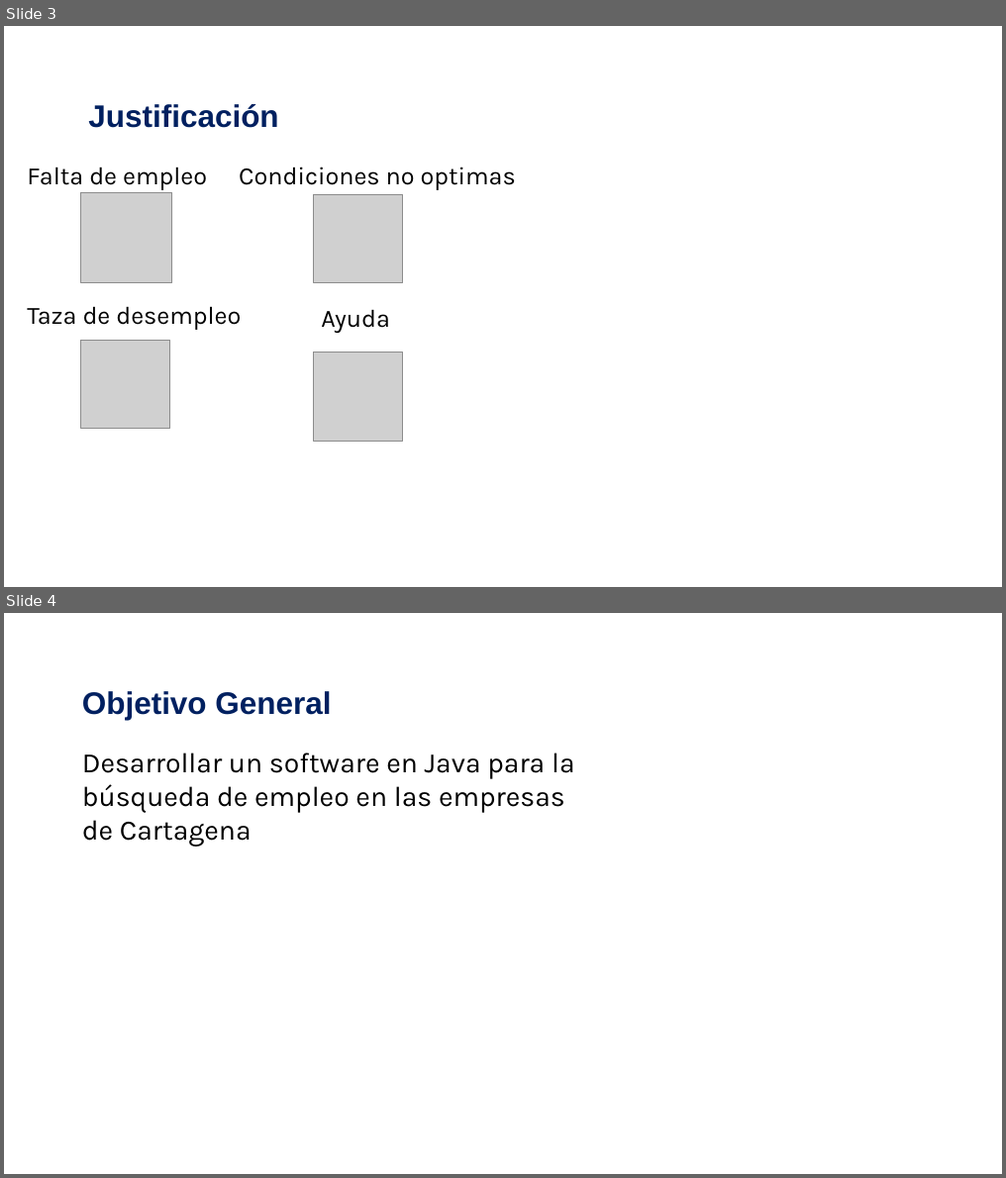
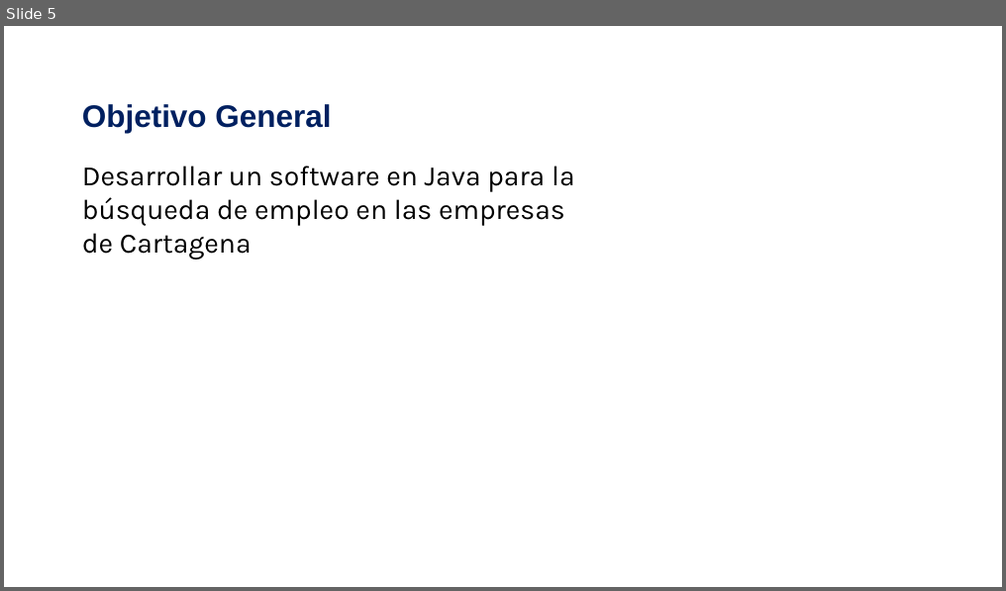
Before and after one commit to santiago-sarria23/talentHunter, a slide deck: Proyecto de Aula 2025.pptx. Shown one above the other, each under a label of ours: slides 3 and 4 before the commit, slide 5 after it. The pictures are 1006x1178 and 1006x591 pixels, drawn with LibreOffice and Linux fonts; fonts in the diff are those of the drawing; grey boxes stand for pictures; background and template pictures are left out. Boxes give left, top, right and bottom in pixels: in the first picture for what was removed or moved away, otherwise in the second. Text is boxed around its words. In the diff, an @@ line names an element or a change of style, - is before the commit and + after.

```diff
--- a/Proyecto de Aula 2025.pptx
+++ b/Proyecto de Aula 2025.pptx
@@ slide 3 removed at <box>4,26,1002,587</box>, background picture (left out) @@
@@ title removed at <box>88,104,278,128</box> @@
-Justificación
@@ text removed at <box>27,167,207,190</box> @@
-Falta de empleo
@@ text removed at <box>239,167,516,190</box> @@
-Condiciones no optimas
@@ picture removed at <box>81,192,171,282</box> @@
@@ picture removed at <box>314,194,403,283</box> @@
@@ text removed at <box>27,306,241,330</box> @@
-Taza de desempleo
@@ text removed at <box>321,309,390,333</box> @@
-Ayuda
@@ picture removed at <box>81,340,170,429</box> @@
@@ picture removed at <box>314,353,403,442</box> @@
@@ what was slide 4 is now slide 5 @@
```
Also in this commit, not shown: 1 slide changed, 5 slides added, 3 other slides removed, 14 other files.
